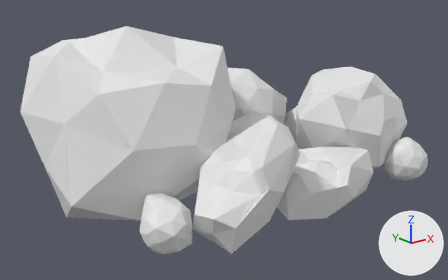
What one commit did to the Blender file Content/Geometry/Meshes/Imports/Resources/Stone/Stone.blend.
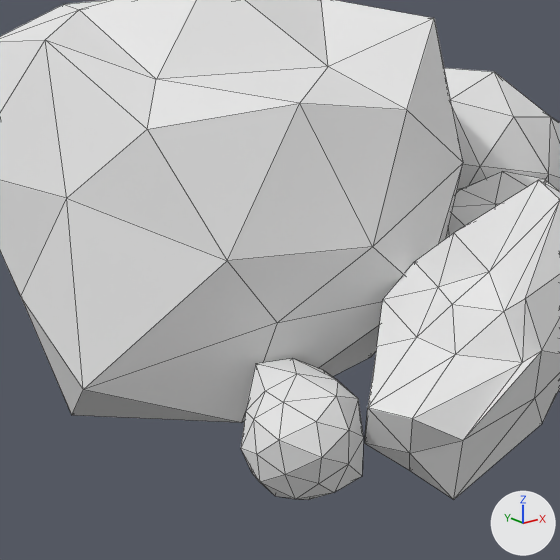
Each version appears first whole from a camera (50 mm lens) standing at (-1.843, -2.275, 1.203) and looking at (0.012, 0.043, 0.276), and next in a close-up on the part from 8% to 62% of the width and 14% to 100% of the height. Arrows for +X, +Y and +Z are at lower right; the lights stay in place. The close-ups show mesh edges as thin lines.

Script lines for the objects in view, before the commit:
```python
me_icosphere_006 = bpy.data.meshes.new('Icosphere.006')
me_icosphere_006.from_pydata(...)  # 462 vertices, 880 faces; spans x -2.7..28.5, y -17.8..1.5, z -18.3..16.0
me_icosphere_006.materials.append(mat_rock)  # white #e7e7e7
ob_stone = bpy.data.objects.new('Stone', me_icosphere_006)
ob_stone.location = (0.655, 0.539, 0.064)
ob_stone.rotation_euler = (-2.183, 0.25, -2.741)  # degrees (-125, 14, -157)
ob_stone.scale = (0.0536, 0.0536, 0.0536)
```
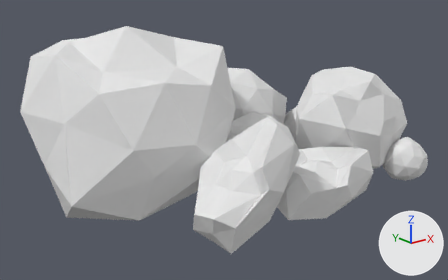
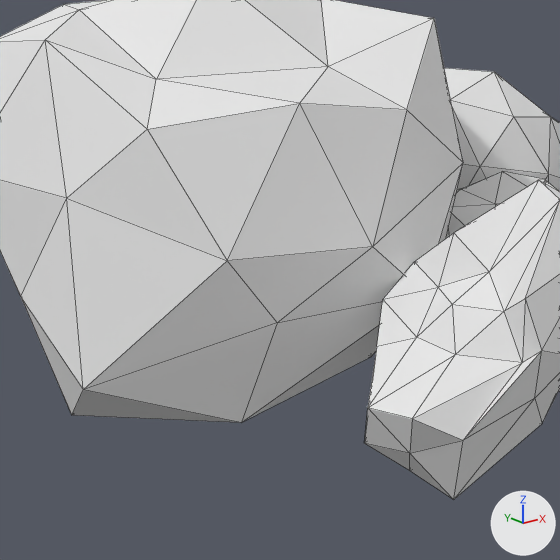
Boxes (x1, y1, x2, y2) around the edits, measured in the close-ups (560 x 560 px):
```json
{"part": 1, "of": "me_icosphere_006", "change": "deleted", "before": [241, 358, 364, 500]}
```

Edits to the scene script, one JSON object a line:
```json
{"block": "me_icosphere_006", "where": "me_icosphere_006.from_pydata(...)  # 462 vertices, 880 faces; spans x -2.7..28.5, y -17.8..1.5, z -18.3..16.0"}
{"block": "me_icosphere_006", "where": "# used by ob_stone; location = (0.655, 0.539, 0.064); rotation_euler = (-2.183, 0.25, -2.741), in degrees (-125, 14, -157); scale = (0.0536, 0.0536, 0.0536)"}
{"block": "me_icosphere_006", "change": "me_icosphere_006 part 1: the loose piece of 42 vertices spanning x 23.4..28.2, y -11.6..-7.3, z -2.5..2.7 is deleted"}
```
